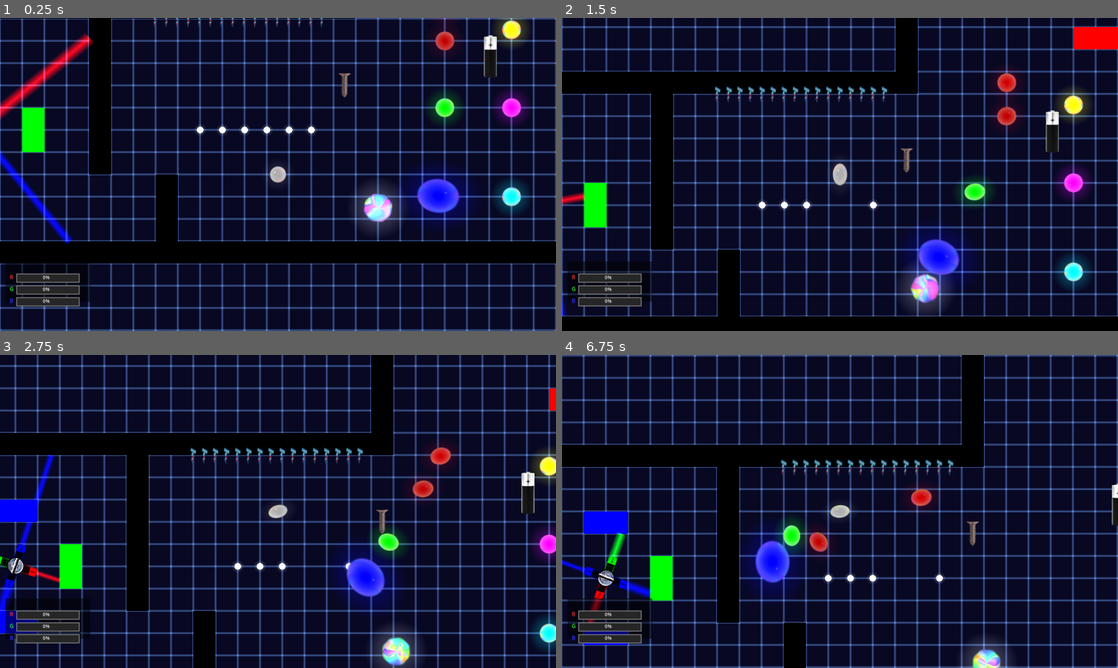
Above: before the commit, frames 1-4 (two rows, left to right).
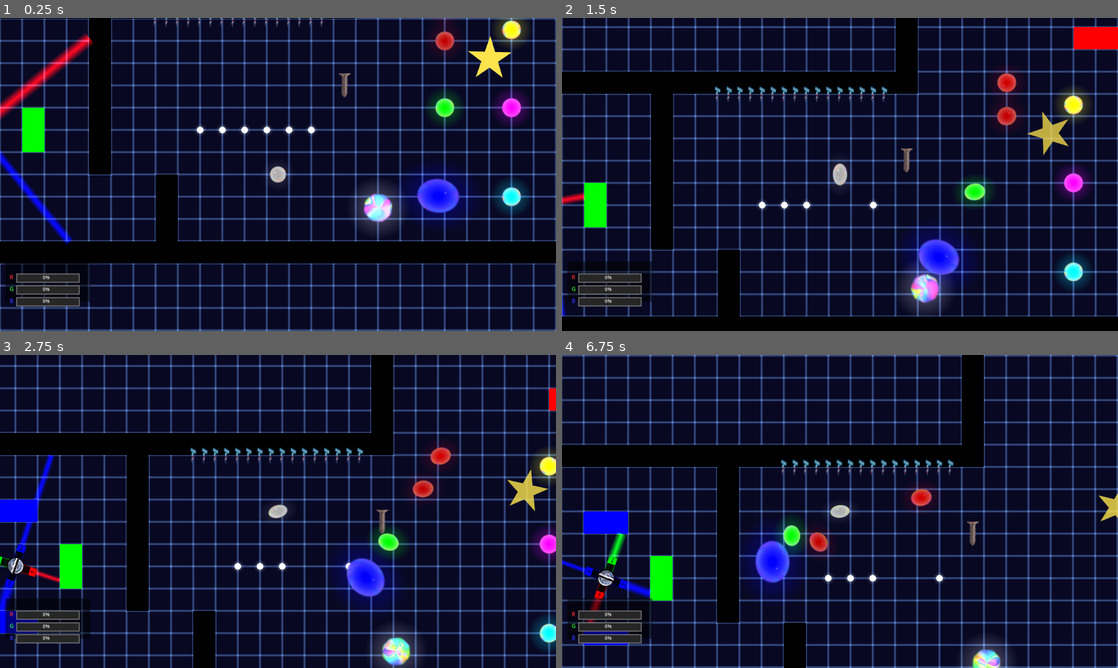
Above: after the commit, the same moments.

Repository: RianShinozaki/ColorBubbleGame
Game: Godot game, scene res://Maps/Game.tscn
Same seed, same stepped clock (60 frames per second), same inputs: the game is played once before the commit and once after it. This scene is started directly instead of the project's main scene. The engine's default icon, where the game draws it, is replaced by a stand-in: a white triangle on a blue panel in a dark square.
Inputs:
- Up to frame 1 (0.25 s): no input
- Up to frame 2 (1.5 s): tap Enter (respawn) at 0.5 s; hold Up (ui_up) from 0.53 s (still down)
- Up to frame 3 (2.75 s): release Up (ui_up) at 2.03 s; hold Left (ui_left) from 2.03 s (still down)
- Up to frame 4 (6.75 s): release Left (ui_left) at 3.53 s; hold Down (ui_down) 3.53-4.28 s; hold Right (ui_right) 4.28-5.03 s; hold Up (ui_up) 5.03-5.78 s; hold Right (ui_right) from 5.78 s (still down)

The runs differ from the first frame. In frame 1, 0.5% of the frame differs, in the area x 84-92%, y 5-20%; in frame 2, 0.5%, in the area x 83-92%, y 29-44%; in frame 3, 0.4%; in frame 4, 0.2%.

Commit message:
updating checkpoint sprite and adding animation

Diff:
--- a/Objects/checkpoint.tscn
+++ b/Objects/checkpoint.tscn
@@ -1,8 +1,7 @@
-[gd_scene load_steps=5 format=3 uid="uid://bh4m2eebg003k"]
+[gd_scene load_steps=4 format=3 uid="uid://bh4m2eebg003k"]
 
-[ext_resource type="Script" path="res://Scripts/Checkpoint.gd" id="1_gcwsm"]
-[ext_resource type="Texture2D" uid="uid://df4k8arq21lv4" path="res://Art Folders/Battery.png" id="2_4jiqy"]
-[ext_resource type="Texture2D" uid="uid://be7dex5ke6p7m" path="res://icon.svg" id="3_dxqed"]
+[ext_resource type="Script" uid="uid://sp4efhhg15ls" path="res://Scripts/Checkpoint.gd" id="1_gcwsm"]
+[ext_resource type="Texture2D" uid="uid://byc1qihr3cxx4" path="res://Art Folders/checkpoint.png" id="4_no5uu"]
 
 [sub_resource type="CircleShape2D" id="CircleShape2D_gcwsm"]
 
@@ -10,13 +9,13 @@
 collision_layer = 0
 collision_mask = 32
 script = ExtResource("1_gcwsm")
-inactive_texture = ExtResource("2_4jiqy")
-active_texture = ExtResource("3_dxqed")
+inactive_texture = ExtResource("4_no5uu")
+active_texture = ExtResource("4_no5uu")
 
 [node name="CollisionShape2D" type="CollisionShape2D" parent="."]
 shape = SubResource("CircleShape2D_gcwsm")
 
-[node name="Sprite2D" type="Sprite2D" parent="."]
+[node name="StarSprite" type="Sprite2D" parent="."]
 position = Vector2(-2.9999886, 2)
-scale = Vector2(0.4483568, 0.409375)
-texture = ExtResource("2_4jiqy")
+scale = Vector2(0.25, 0.228)
+texture = ExtResource("4_no5uu")
--- a/Scripts/Checkpoint.gd
+++ b/Scripts/Checkpoint.gd
@@ -1,17 +1,24 @@
 extends Area2D
 class_name Checkpoint
 
-@onready var sprite: Sprite2D = $Sprite2D
+@onready var star_sprite: Sprite2D = $StarSprite
+
 
 @export var inactive_texture: Texture2D
 @export var active_texture: Texture2D
 @export var make_unique := true      # only one active at a time
+@export var inactive_color: Color = Color(1.0, 0.9, 0.3)     # Golden yellow for inactive
+@export var active_color: Color = Color(0.3, 1.0, 0.3)       # Green for active
 
 var activated := false
 
 func _ready() -> void:
 	# show correct initial texture
+	star_sprite.scale = Vector2(0.5, 0.5)  # Makes it 50% size
+
 	_apply_texture()
+
+
 
 	# connect signal if not connected in the editor
 	if not body_entered.is_connected(_on_body_entered):
@@ -21,8 +28,46 @@
 		add_to_group("checkpoint")
 
 func _apply_texture() -> void:
-	if sprite:
-		sprite.texture = active_texture if activated else inactive_texture
+	# Apply the appropriate color based on activation state
+	if activated:
+		star_sprite.modulate = active_color
+	else:
+		star_sprite.modulate = inactive_color
+
+	# Different rotation speeds for active/inactive
+	var rotation_duration = 6.0 if not activated else 3.0  # Faster when active
+
+	# Create the rotation animation
+	var tween = create_tween()
+	tween.set_loops()
+	tween.set_trans(Tween.TRANS_SINE)
+	tween.set_ease(Tween.EASE_IN_OUT)
+	tween.tween_property(star_sprite, "rotation", TAU, rotation_duration).from(0)
+
+	# Different scale ranges for active/inactive
+	var scale_max = Vector2(0.5, 0.5) if not activated else Vector2(0.55, 0.55)
+	var scale_min = Vector2(0.45, 0.45) if not activated else Vector2(0.48, 0.48)
+	var scale_duration = 2.0 if not activated else 1.2  # Faster pulse when active
+
+	# Pulsing scale animation
+	var scale_tween = create_tween()
+	scale_tween.set_loops()
+	scale_tween.set_trans(Tween.TRANS_SINE)
+	scale_tween.set_ease(Tween.EASE_IN_OUT)
+	scale_tween.tween_property(star_sprite, "scale", scale_max, scale_duration)
+	scale_tween.tween_property(star_sprite, "scale", scale_min, scale_duration)
+
+	# Pulsing modulate for glow effect (only animate alpha to preserve color)
+	var glow_tween = create_tween()
+	glow_tween.set_loops()
+	glow_tween.set_trans(Tween.TRANS_SINE)
+	glow_tween.set_ease(Tween.EASE_IN_OUT)
+	var current_color = active_color if activated else inactive_color
+	var alpha_min = 0.7 if not activated else 0.85  # More visible when active
+	var glow_duration = 2.0 if not activated else 1.2  # Faster glow when active
+	glow_tween.tween_property(star_sprite, "modulate", Color(current_color.r, current_color.g, current_color.b, alpha_min), glow_duration)
+	glow_tween.tween_property(star_sprite, "modulate", Color(current_color.r, current_color.g, current_color.b, 1.0), glow_duration)
+
 
 func _on_body_entered(body: Node) -> void:
 	#if not (body is RigidBody2D):
@@ -33,6 +78,7 @@
 	# If already active, still set the player's spawn
 	if body and body.has_method("set_checkpoint"):
 		body.set_checkpoint(global_position)
+		# Don't play the collected animation as it causes the checkpoint to disappear
 
 	# Swap texture if this is the first time
 	if not activated:
@@ -40,6 +86,10 @@
 
 func _activate() -> void:
 	activated = true
+
+	# Play activation effects
+	_play_activation_effect()
+
 	_apply_texture()
 
 	if make_unique:
@@ -50,7 +100,55 @@
 			if cp is Checkpoint:
 				cp.deactivate()
 
+func _play_activation_effect() -> void:
+	# Size pop animation - grow then shrink back
+	var pop_tween = create_tween()
+	pop_tween.set_trans(Tween.TRANS_BACK)
+	pop_tween.set_ease(Tween.EASE_OUT)
+	pop_tween.tween_property(star_sprite, "scale", Vector2(0.8, 0.8), 0.15)
+	pop_tween.set_trans(Tween.TRANS_BOUNCE)
+	pop_tween.set_ease(Tween.EASE_OUT)
+	pop_tween.tween_property(star_sprite, "scale", Vector2(0.55, 0.55), 0.3)
+
+	# Create a pulse effect by temporarily brightening the star
+	var pulse_tween = create_tween()
+	pulse_tween.set_trans(Tween.TRANS_EXPO)
+	pulse_tween.set_ease(Tween.EASE_OUT)
+	# Make it bright white briefly
+	pulse_tween.tween_property(star_sprite, "modulate", Color(1.5, 1.5, 1.5, 1.0), 0.1)
+	# Then fade to the active color
+	pulse_tween.tween_property(star_sprite, "modulate", active_color, 0.4)
+
+	# Optional: Create an expanding ring effect (would need additional node)
+	# This is a visual indicator that spreads outward
+	_create_expanding_ring()
+
+func _create_expanding_ring() -> void:
+	# Create a temporary sprite for the ring effect
+	var ring = Sprite2D.new()
+	ring.texture = star_sprite.texture  # Use same texture
+	ring.modulate = active_color
+	ring.modulate.a = 0.8
+	ring.scale = Vector2(0.1, 0.1)
+	add_child(ring)
+
+	# Animate the ring expanding and fading
+	var ring_tween = create_tween()
+	ring_tween.set_parallel(true)
+	ring_tween.set_trans(Tween.TRANS_EXPO)
+	ring_tween.set_ease(Tween.EASE_OUT)
+	ring_tween.tween_property(ring, "scale", Vector2(2.0, 2.0), 0.6)
+	ring_tween.tween_property(ring, "modulate:a", 0.0, 0.6)
+	ring_tween.chain().tween_callback(ring.queue_free)
+
 func deactivate() -> void:
 	if activated:
 		activated = false
 		_apply_texture()
+
+func play_collected_animation():
+	# Quick flash when collected
+	var collect_tween = create_tween()
+	collect_tween.tween_property(star_sprite, "scale", Vector2(1.5, 1.5), 0.2)
+	collect_tween.tween_property(star_sprite, "modulate:a", 0.0, 0.3)
+	collect_tween.tween_callback(queue_free)
--- a/Ui/color_legend_enhanced.gd
+++ b/Ui/color_legend_enhanced.gd
@@ -38,9 +38,6 @@
 	# Draw background
 	draw_rect(Rect2(Vector2.ZERO, Vector2(total_w, total_h)), bg_color, true)
 
-	# Draw title
-	var font := ThemeDB.fallback_font
-	var title_size := 16
 
 	# Draw RGB progress bars
 	var bar_start_y := bg_margin.y + 24
@@ -64,7 +61,7 @@
 		var label_color: Color = bar_colors[i]
 		label_color = label_color.lightened(0.2)
 		draw_string(font, Vector2(label_x, y_pos + bar_height * 0.65),
-		           labels[i], HORIZONTAL_ALIGNMENT_LEFT, -1, font_size + 2, label_color)
+				   labels[i], HORIZONTAL_ALIGNMENT_LEFT, -1, font_size + 2, label_color)
 
 		# Progress bar position
 		var bar_x := label_x + 20
@@ -109,7 +106,7 @@
 		var text_x := bar_x + actual_bar_width / 2
 		var text_y := y_pos + bar_height * 0.65
 		draw_string(font, Vector2(text_x - 15, text_y),
-		           percent_text, HORIZONTAL_ALIGNMENT_CENTER, -1, font_size, text_color)
+				   percent_text, HORIZONTAL_ALIGNMENT_CENTER, -1, font_size, text_color)
 
 func _get_current_rgb_values() -> Vector3:
 	if player_controller == null:
Binary file added: Art Folders/checkpoint.png
Not shown, added: Art Folders/checkpoint.png.import
